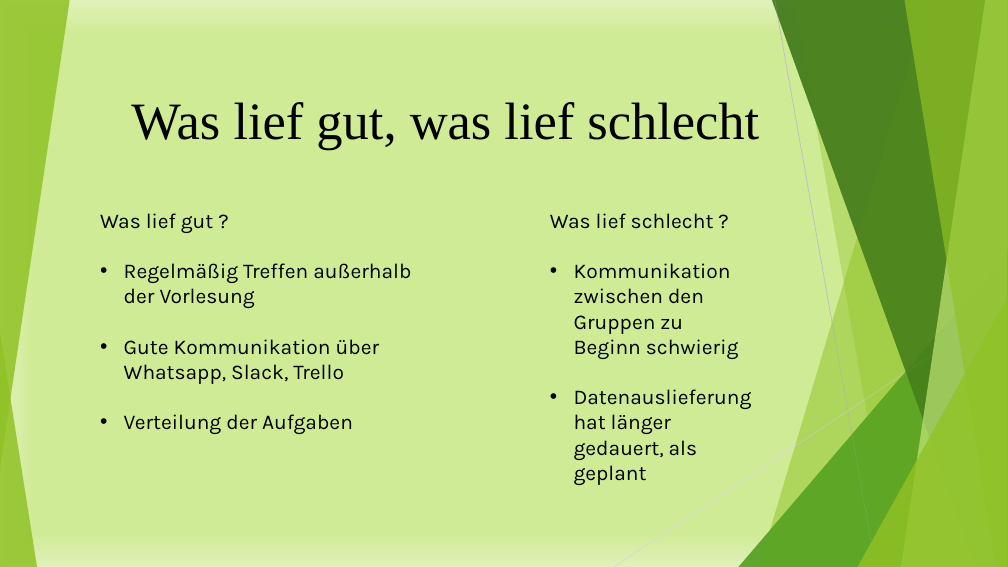
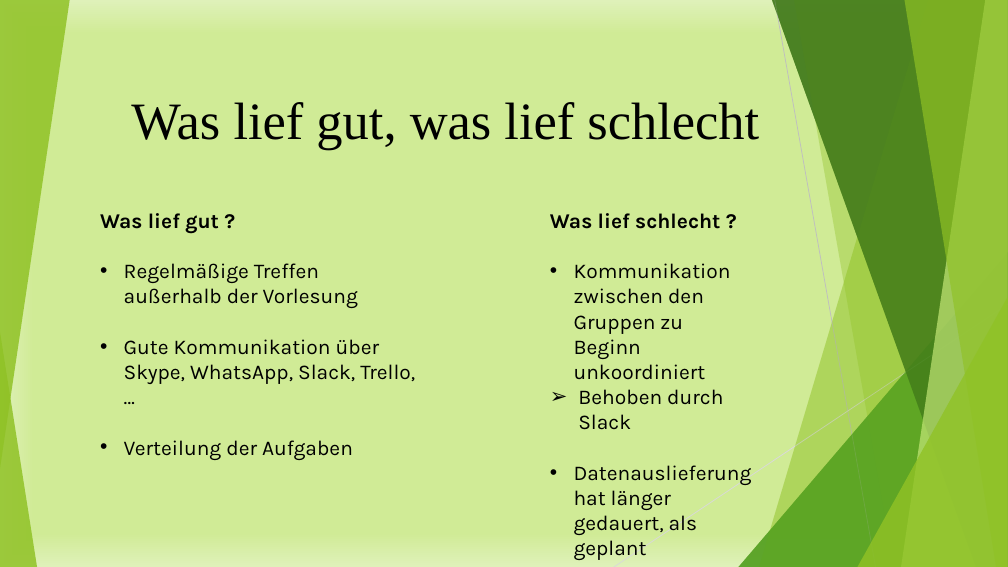
Before and after one commit to Datagroup-ModSim/ModSim17-data-generation-filters, a slide deck: slide 5 of presentations/Datenerzeugung und Datenanalyse_Sprint1.pptx (slide 4 before the commit). Drawn at 1008x567 pixels with LibreOffice and Linux fonts; fonts in the diff are those of the drawing. Boxes give left, top, right and bottom in pixels: in the first picture for what was removed or moved away, otherwise in the second. Text is boxed around its words. In the diff, an @@ line names an element or a change of style, - is before the commit and + after.

Commit message:
Update der Präsentation

```diff
--- a/presentations/Datenerzeugung und Datenanalyse_Sprint1.pptx
+++ b/presentations/Datenerzeugung und Datenanalyse_Sprint1.pptx
@@ text at <box>100,213,219,234</box>: bold on in "Was lief gut ?" @@
@@ text at <box>550,213,720,229</box>: bold on in "Was lief schlecht ?" @@
@@ text at <box>124,263,415,384</box>: text changed @@
-• Regelmäßig Treffen außerhalb der Vorlesung
-• Gute Kommunikation über Whatsapp, Slack, Trello
+• Regelmäßige Treffen außerhalb der Vorlesung
+• Gute Kommunikation über Skype, WhatsApp, Slack, Trello, …
@@ text at <box>574,263,731,430</box>: text changed @@
-• Kommunikation zwischen den Gruppen zu Beginn schwierig
+• Kommunikation zwischen den Gruppen zu Beginn unkoordiniert
+➢ Behoben durch Slack
```
Also in this commit, not shown: 14 other slides changed, 2 slides added, 3 slides removed.
